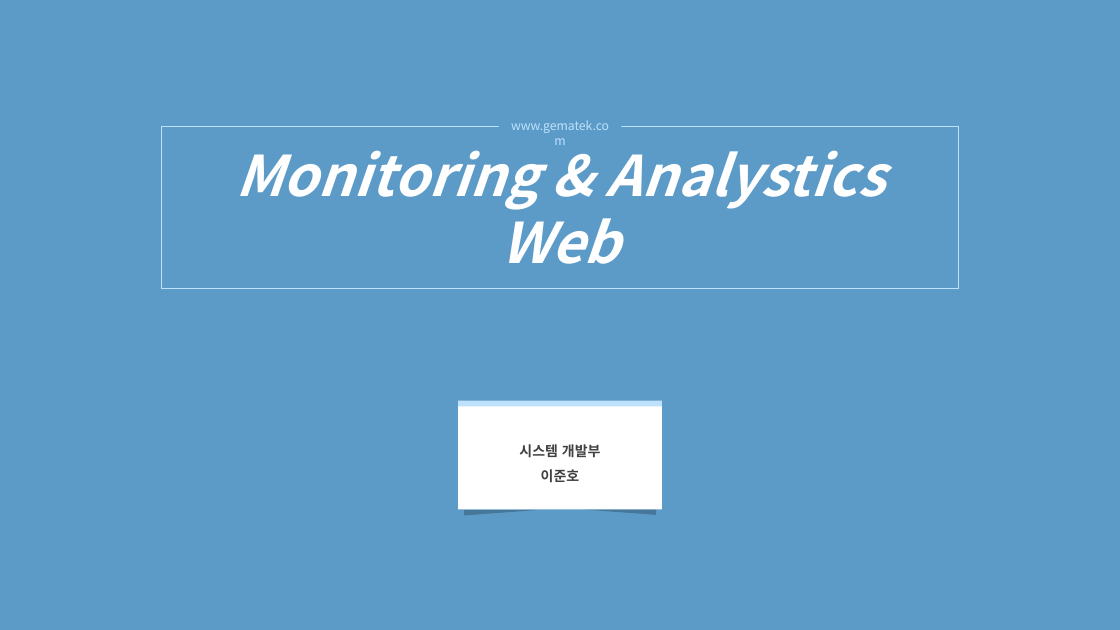
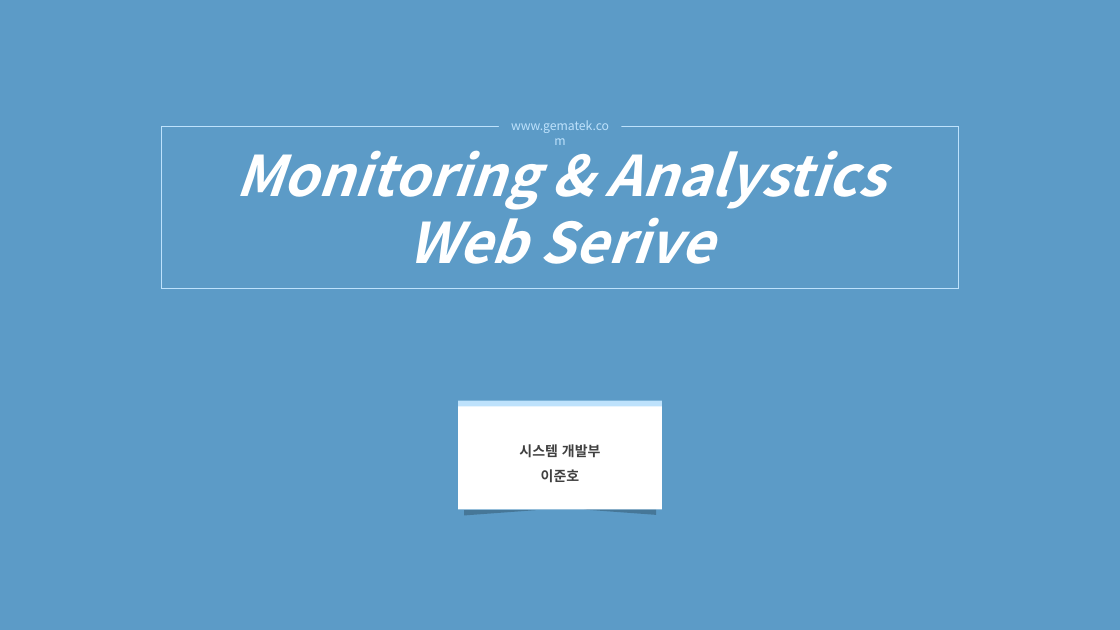
Before and after one commit to haomaru88/first_web, a slide deck: slide 1 of MonitoringWeb.pptx. Drawn at 1120x630 pixels with LibreOffice and Linux fonts; fonts in the diff are those of the drawing. Boxes give left, top, right and bottom in pixels: in the first picture for what was removed or moved away, otherwise in the second. Text is boxed around its words. In the diff, an @@ line names an element or a change of style, - is before the commit and + after.

```diff
--- a/MonitoringWeb.pptx
+++ b/MonitoringWeb.pptx
@@ text in rectangle at bbox=[235, 150, 885, 264]: text changed @@
-Monitoring & Analystics Web
+Monitoring & Analystics Web Serive
```
Also in this commit, not shown: 2 other slides changed, 1 slide added, 1 slide removed.
